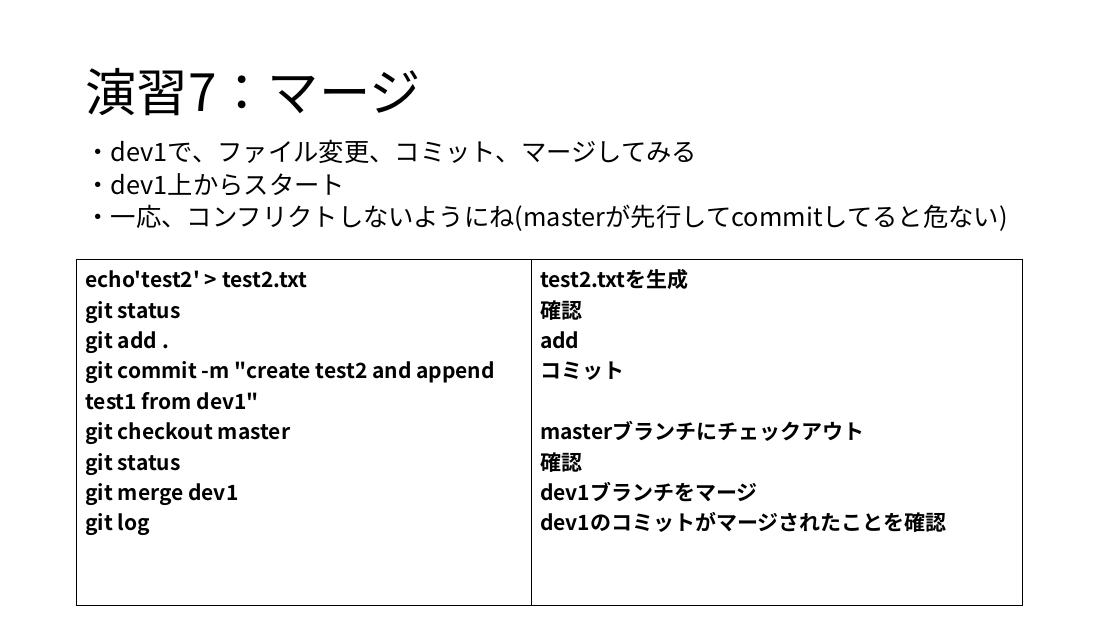
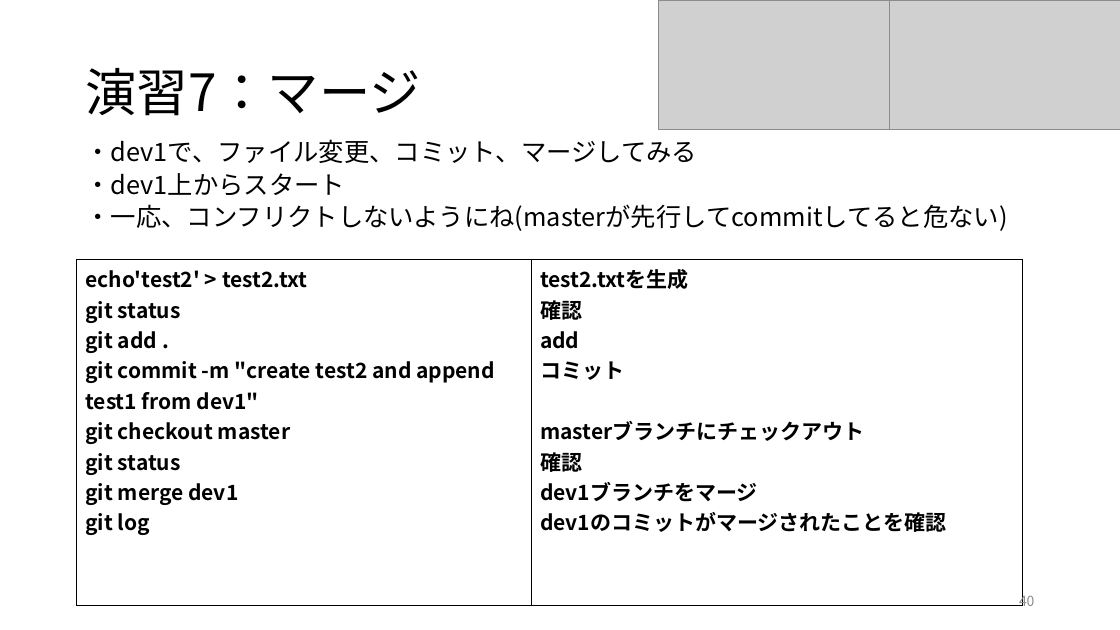
Before and after one commit to maru0519/git-edu, a slide deck: slide 40 of siryou.pptx (slide 39 before the commit). Drawn at 1120x630 pixels with LibreOffice and Linux fonts; fonts in the diff are those of the drawing; grey boxes stand for pictures. Boxes give left, top, right and bottom in pixels: in the first picture for what was removed or moved away, otherwise in the second. Text is boxed around its words. In the diff, an @@ line names an element or a change of style, - is before the commit and + after.

```diff
--- a/siryou.pptx
+++ b/siryou.pptx
@@ picture added at (659, 0, 890, 129) @@
@@ picture added at (890, 0, 1120, 129) @@
@@ page number added at (1019, 592, 1035, 606), 12 pt, text #8C8C8C @@
+40
```
Also in this commit, not shown: 63 other slides changed, 3 slides added, 1 slide removed.
